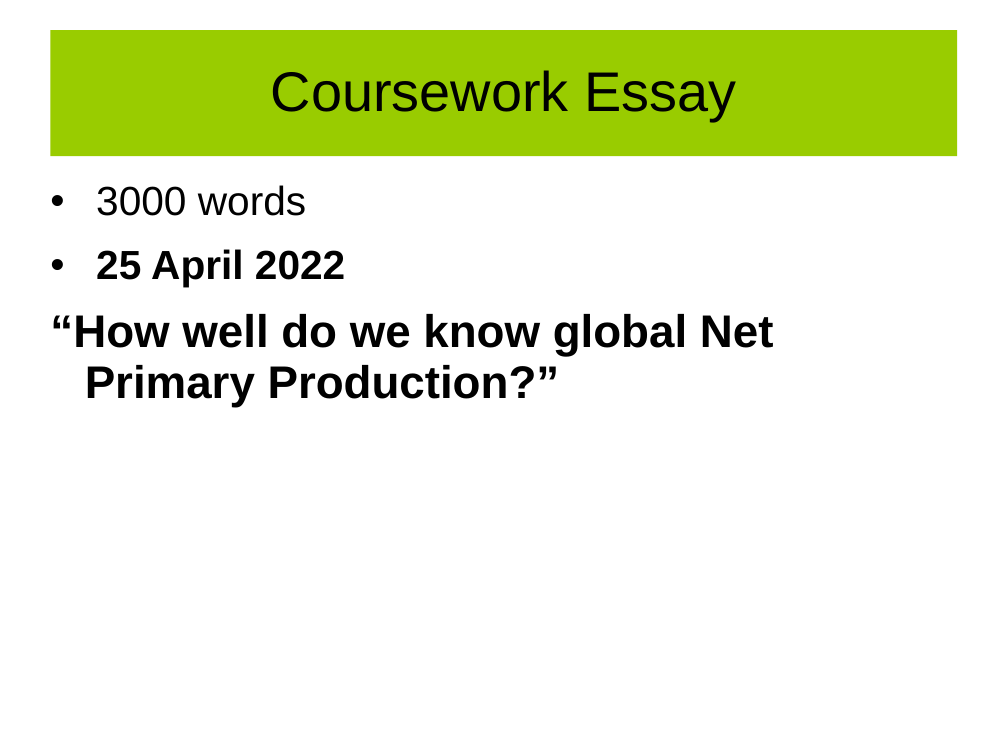
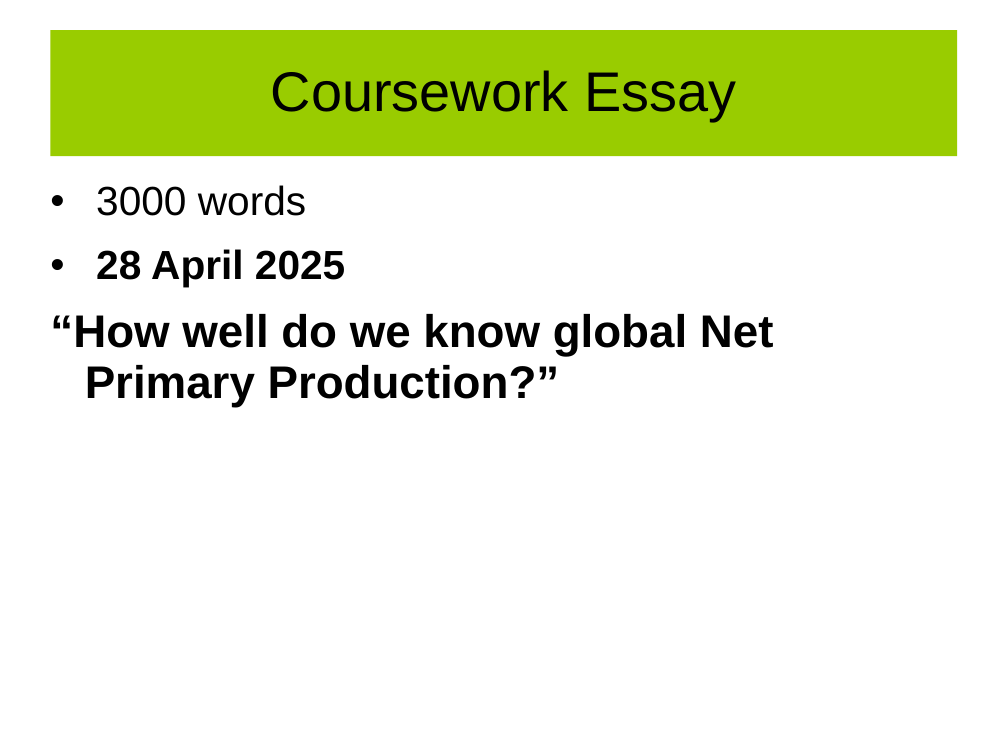
Before and after one commit to UCL-EO/geog0133, a slide deck: slide 7 of docs/ppt/GEOG0113-001.pptx. Drawn at 1008x756 pixels with LibreOffice and Linux fonts; fonts in the diff are those of the drawing; background and template pictures are left out. Boxes give left, top, right and bottom in pixels: in the first picture for what was removed or moved away, otherwise in the second. Text is boxed around its words. In the diff, an @@ line names an element or a change of style, - is before the commit and + after.

```diff
--- a/docs/ppt/GEOG0113-001.pptx
+++ b/docs/ppt/GEOG0113-001.pptx
@@ text at <box>96,249,345,287</box>: text changed @@
-• 25 April 2022
+• 28 April 2025
```
Also in this commit, not shown: 4 other slides changed.
